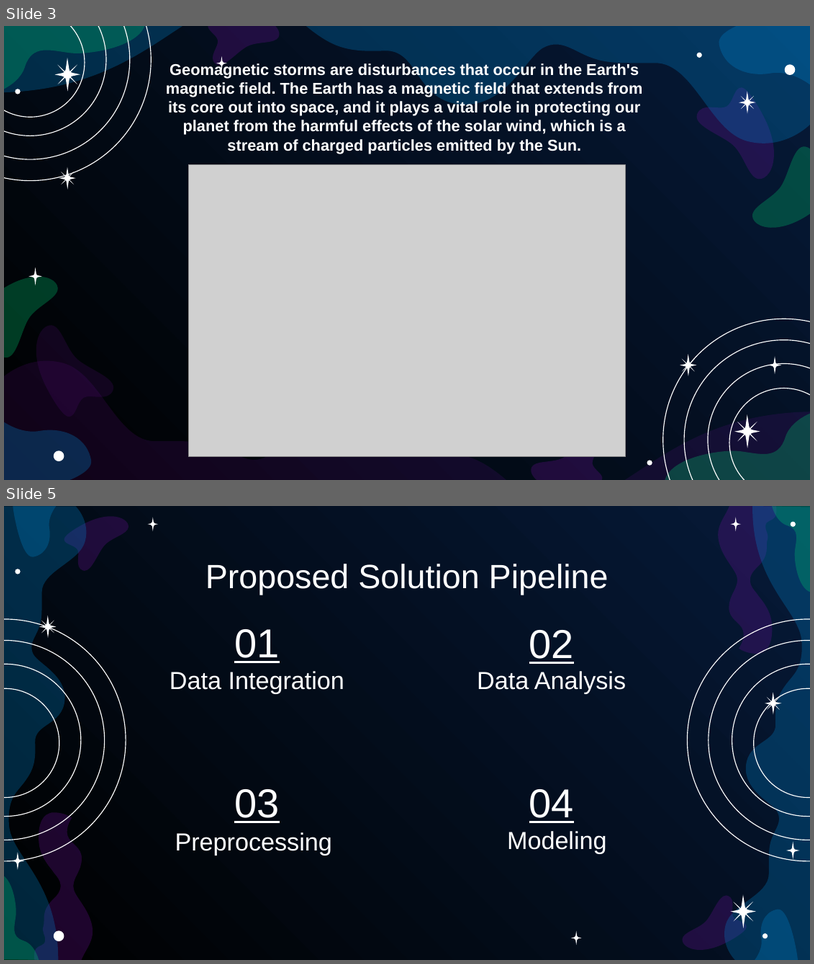
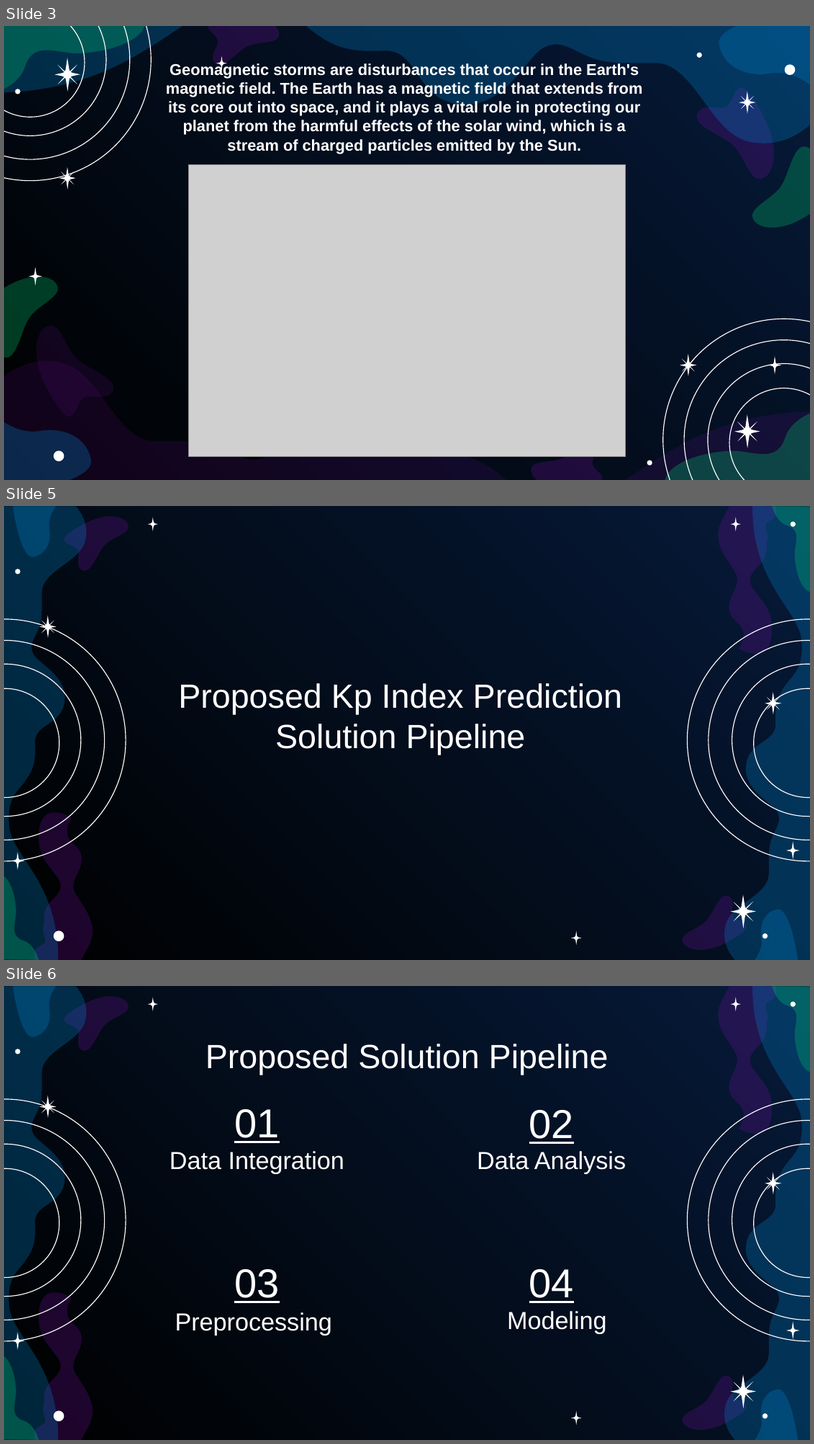
Before and after one commit to NourKamaly/DevelopTheOracleOfDSCOVR-NASA-Space-Apps-2023, a slide deck: 4. Presentation/Solar Xplorers.pptx. Shown one above the other, each under a label of ours: slides 3 and 5 before the commit, slides 3, 5 and 6 after it; the slides between them are not shown. The pictures are 814x964 and 814x1444 pixels, drawn with LibreOffice and Linux fonts; fonts in the diff are those of the drawing; grey boxes stand for pictures. Boxes give left, top, right and bottom in pixels: in the first picture for what was removed or moved away, otherwise in the second. Text is boxed around its words. In the diff, an @@ line names an element or a change of style, - is before the commit and + after.

Commit message:
adding 2 slides

```diff
--- a/4. Presentation/Solar Xplorers.pptx
+++ b/4. Presentation/Solar Xplorers.pptx
@@ slide 5 added at [4,506,810,960], background gradient #000000 to #061A38; not listed: 30 template elements that a slide beside it also shows @@
@@ title added at [178,683,622,754], 30 pt, text #FFFFFF @@
+Proposed Kp Index Prediction Solution Pipeline
@@ what was slide 5 is now slide 6 @@
```
Also in this commit, not shown: 1 slide changed, 1 other slide added.
